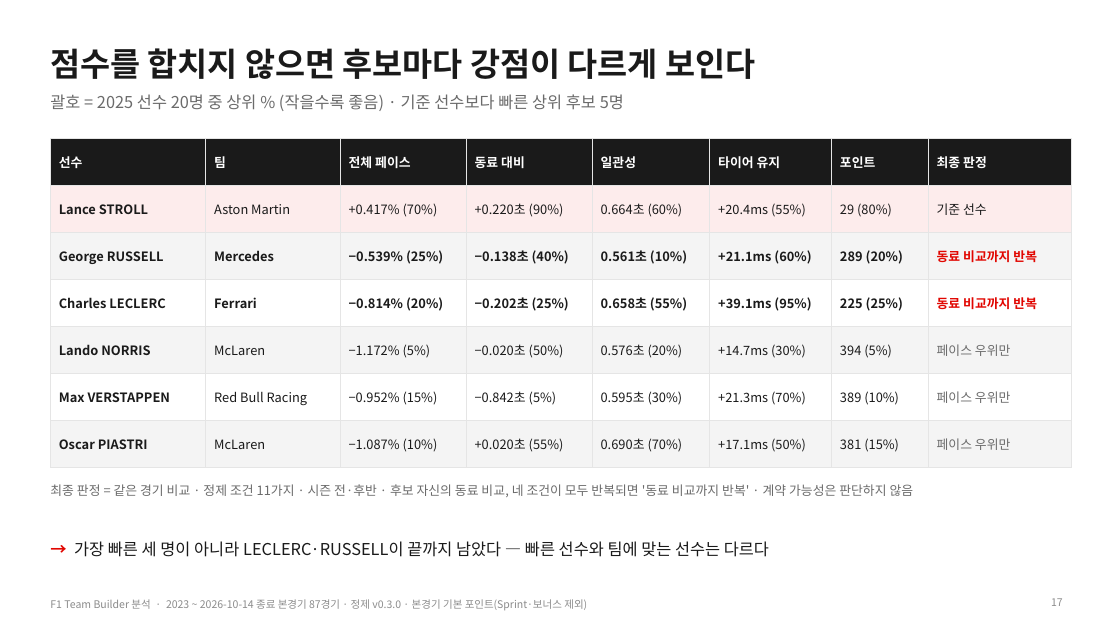
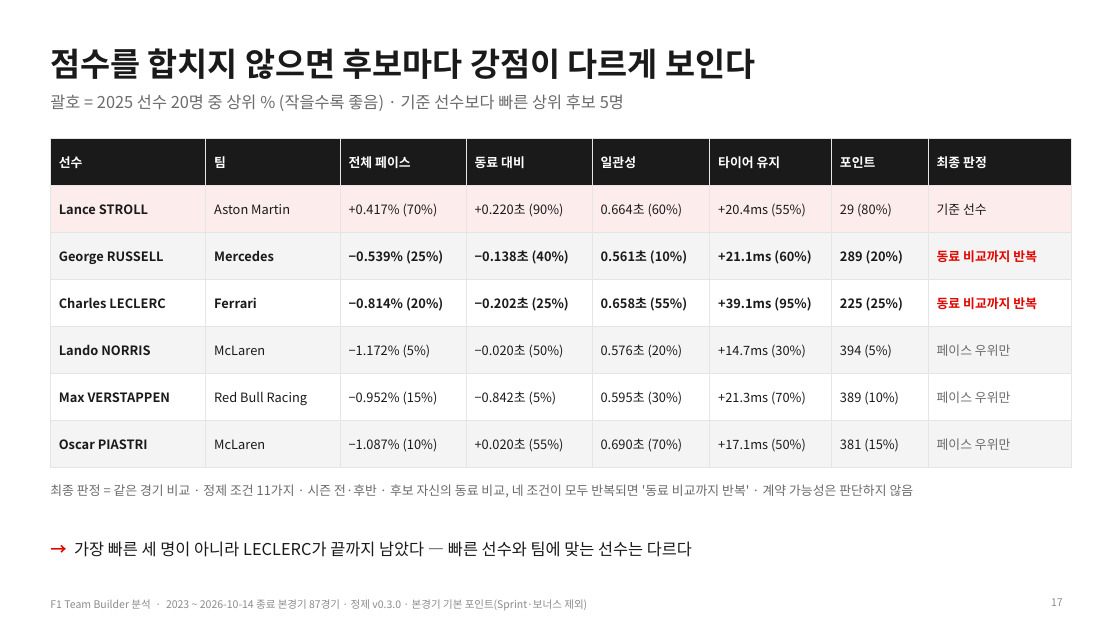
Before and after one commit to encore-ai-campus/mlo-02-p2-team1, a slide deck: slide 17 of docs/F1_TeamBuilder_발표자료.pptx. Drawn at 1120x630 pixels with LibreOffice and Linux fonts; fonts in the diff are those of the drawing. Boxes give left, top, right and bottom in pixels: in the first picture for what was removed or moved away, otherwise in the second. Text is boxed around its words. In the diff, an @@ line names an element or a change of style, - is before the commit and + after.

```diff
--- a/docs/F1_TeamBuilder_발표자료.pptx
+++ b/docs/F1_TeamBuilder_발표자료.pptx
@@ text at [74,541,692,557]: text changed @@
-→ 가장 빠른 세 명이 아니라 LECLERC·RUSSELL이 끝까지 남았다 — 빠른 선수와 팀에 맞는 선수는 다르다
+→ 가장 빠른 세 명이 아니라 LECLERC가 끝까지 남았다 — 빠른 선수와 팀에 맞는 선수는 다르다
```
Also in this commit, not shown: 9 other slides changed, 1 slide added, 8 other files.
